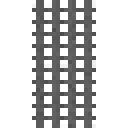
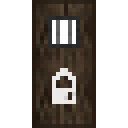
Layers edited between the first and the second 128px x 128px image:
added layer "lock_castle_oak_door_bottom.png" above "lock_castle_jail_door_bottom.png" over (x1=32, y1=64, x2=96, y2=128)
hid "castle_jail_door_bottom.png" over (x1=32, y1=64, x2=96, y2=128)
hid "castle_jail_door_top.png" over (x1=32, y1=0, x2=96, y2=64)
showed "castle_oak_door_inv.png" over (x1=32, y1=0, x2=96, y2=128)
